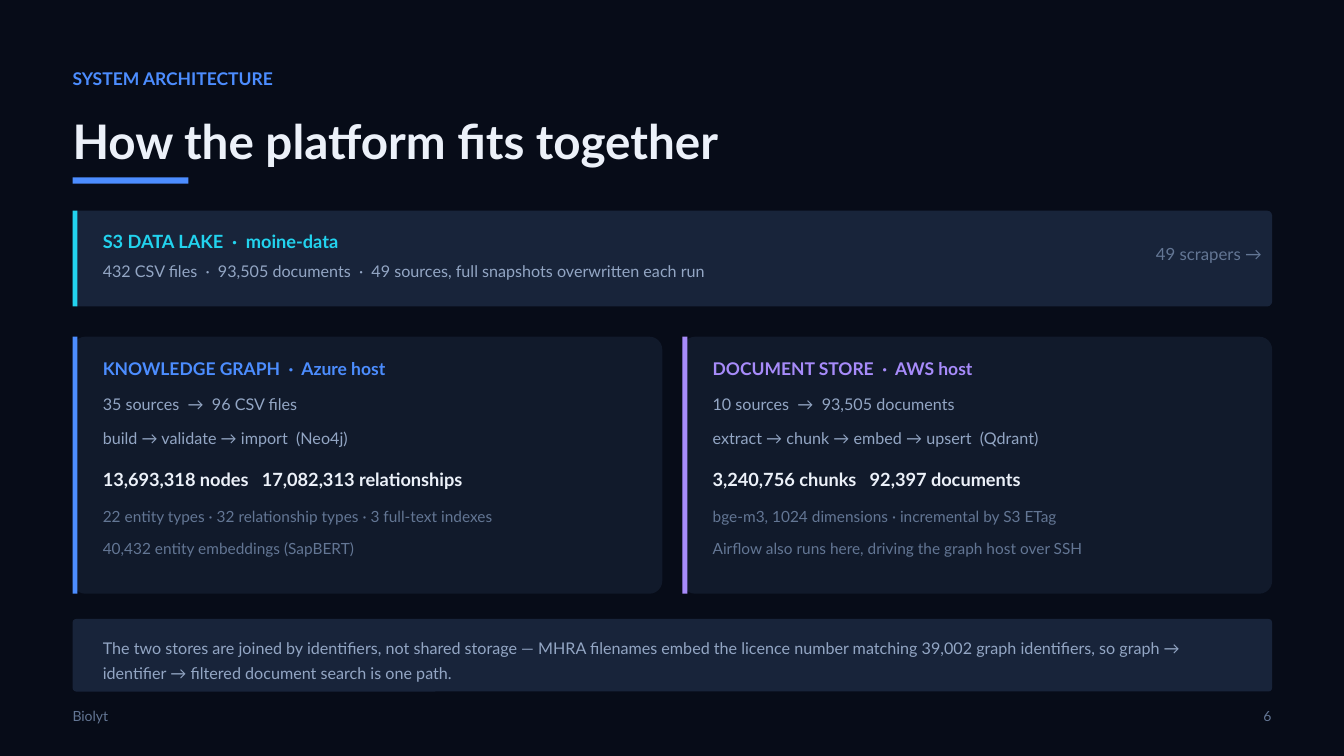
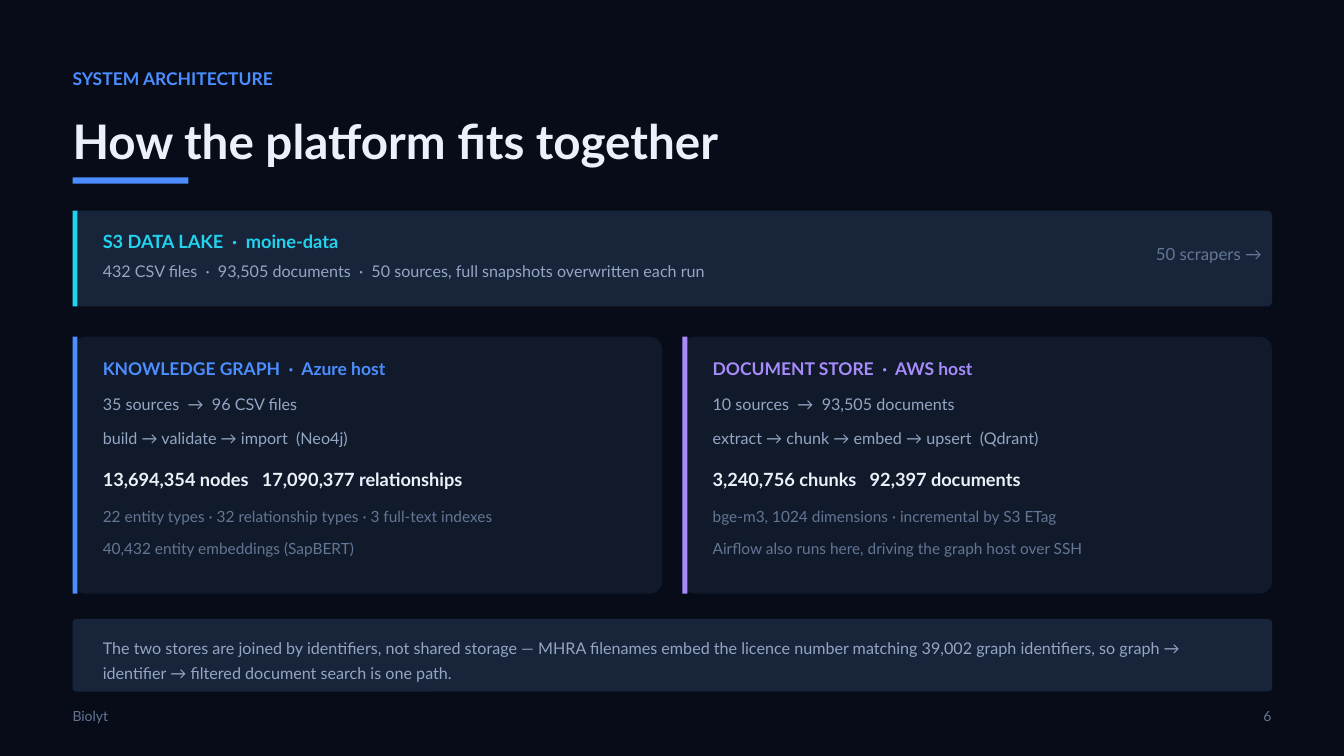
Before and after one commit to helmibiolyt/fullPipeline, a slide deck: slide 6 of presentation/Biolyt_Platform.pptx. Drawn at 1344x756 pixels with LibreOffice and Linux fonts; fonts in the diff are those of the drawing. Boxes give left, top, right and bottom in pixels: in the first picture for what was removed or moved away, otherwise in the second. Text is boxed around its words. In the diff, an @@ line names an element or a change of style, - is before the commit and + after.

```diff
--- a/presentation/Biolyt_Platform.pptx
+++ b/presentation/Biolyt_Platform.pptx
@@ text at (x1=103, y1=265, x2=705, y2=280): text changed @@
-432 CSV files · 93,505 documents · 49 sources, full snapshots overwritten each run
+432 CSV files · 93,505 documents · 50 sources, full snapshots overwritten each run
@@ text at (x1=1156, y1=248, x2=1241, y2=263): text changed @@
-49 scrapers →
+50 scrapers →
@@ text at (x1=103, y1=472, x2=462, y2=489): text changed @@
-13,693,318 nodes 17,082,313 relationships
+13,694,354 nodes 17,090,377 relationships
```
Also in this commit, not shown: 4 other slides changed, 3 other files.
